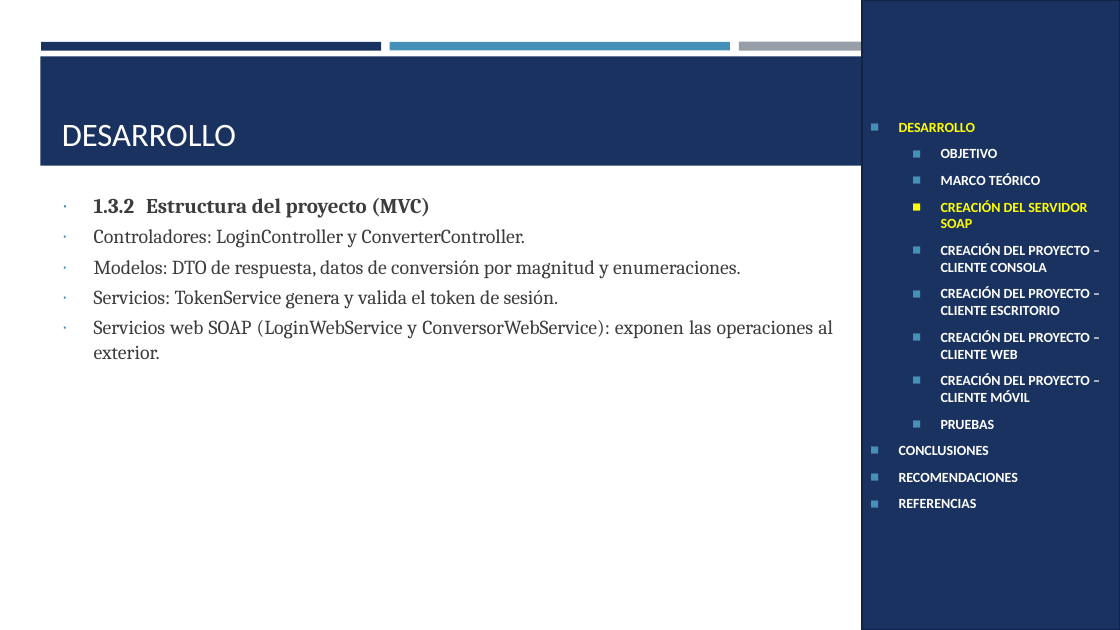
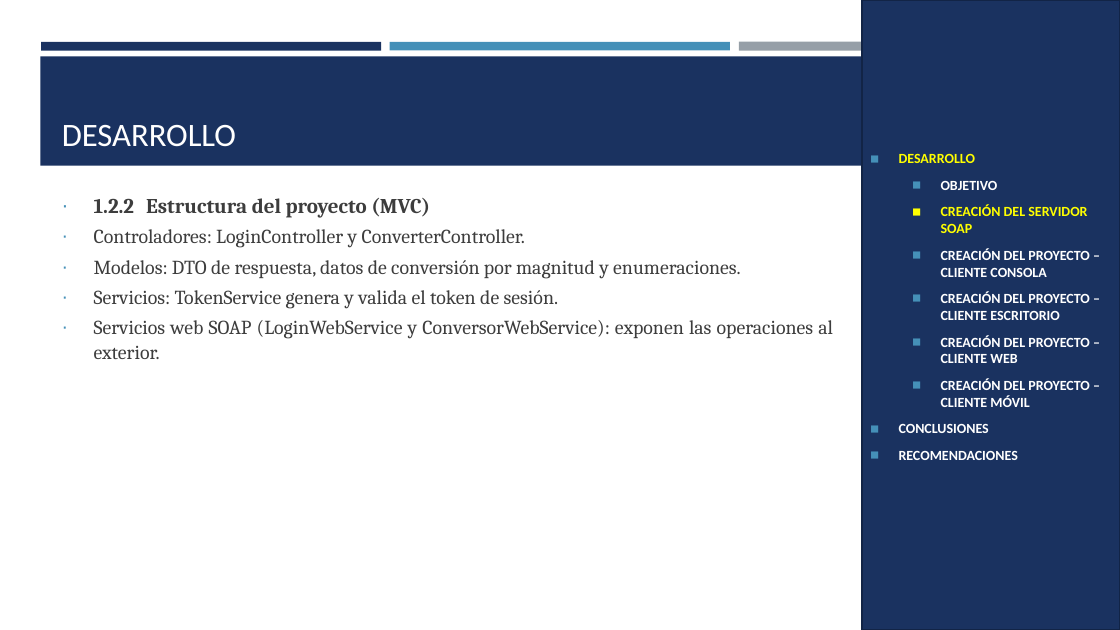
Before and after one commit to IMarcusDev/TI.1.1.-PAO202651_SOAP_JAVA_SINBDD_NRC_36883_GR04, a slide deck: slide 5 of 05. DOCUMENTACION/PRESENTACION TI.1.1. SOAP sin BDD en JAVA GR4.pptx (slide 9 before the commit). Drawn at 1120x630 pixels with LibreOffice and Linux fonts; fonts in the diff are those of the drawing. Boxes give left, top, right and bottom in pixels: in the first picture for what was removed or moved away, otherwise in the second. Text is boxed around its words. In the diff, an @@ line names an element or a change of style, - is before the commit and + after.

```diff
--- a/05. DOCUMENTACION/PRESENTACION TI.1.1. SOAP sin BDD en JAVA GR4.pptx
+++ b/05. DOCUMENTACION/PRESENTACION TI.1.1. SOAP sin BDD en JAVA GR4.pptx
@@ text in rectangle at (x1=941, y1=173, x2=1040, y2=185): paragraph removed @@
-  ◼ MARCO TEÓRICO
@@ text at (x1=94, y1=198, x2=430, y2=218): text changed @@
-∙ 1.3.2 Estructura del proyecto (MVC)
+∙ 1.2.2 Estructura del proyecto (MVC)
@@ text in rectangle at (x1=941, y1=420, x2=995, y2=429): paragraph removed @@
-  ◼ PRUEBAS
@@ text in rectangle at (x1=899, y1=499, x2=977, y2=508): paragraph removed @@
-◼ REFERENCIAS
```
Also in this commit, not shown: 21 other slides changed, 7 slides removed.
